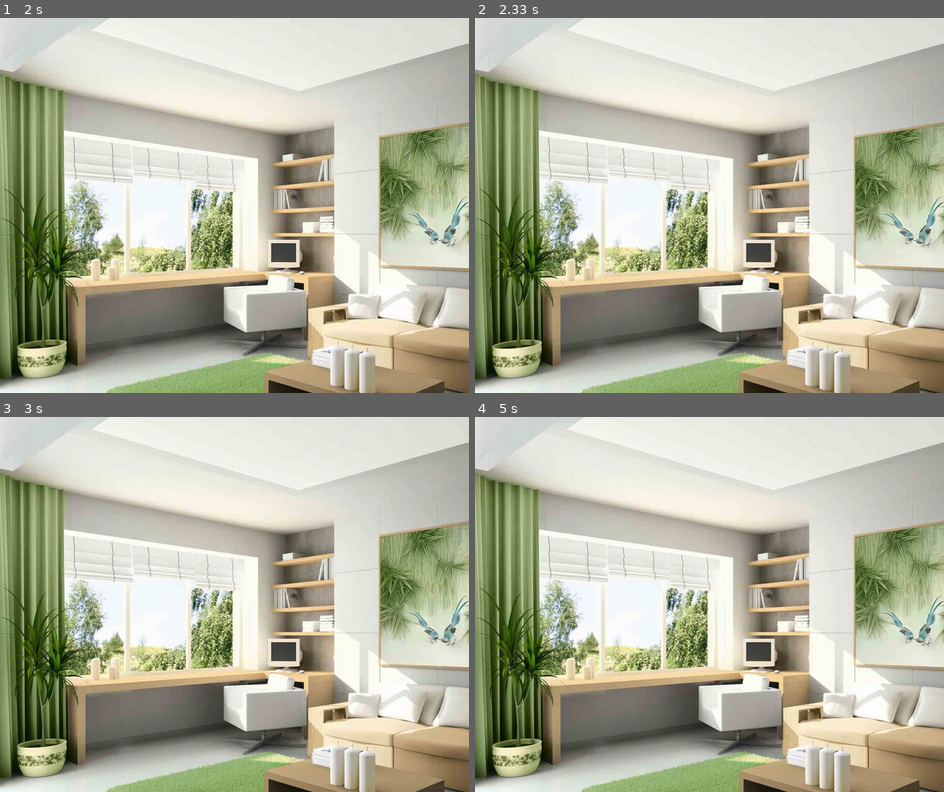
Above: before the commit, frames 1-4 (two rows, left to right).
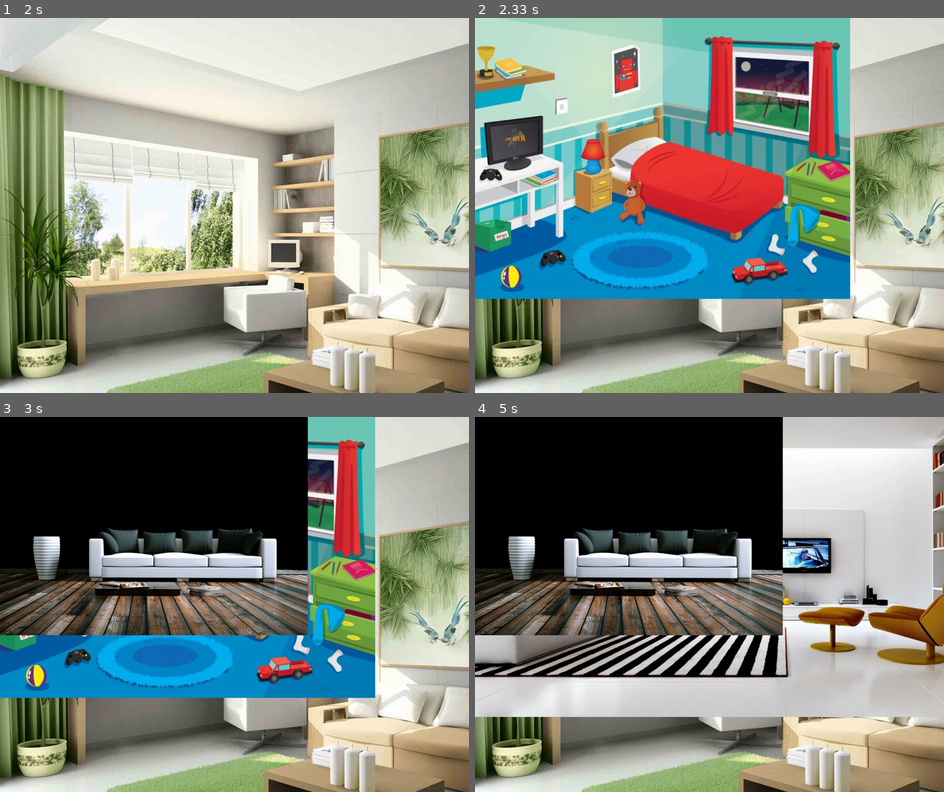
Above: after the commit, the same moments.

Repository: SvetlanaTartynskaya/Progect-pygame
Game: pygame game, started from Detective.py
Two runs of this game, one before a commit and one after it. Both use one fixed random seed, a clock stepped at 60 frames per second and the inputs below.
Inputs:
- Up to frame 1 (2 s): hold Right 0.33-0.8 s; hold Up 0.83-1.13 s; hold Left from 1.67 s (still down)
- Up to frame 2 (2.33 s): release Left at 2.2 s; hold Down from 2.23 s (still down)
- Up to frame 3 (3 s): release Down at 2.53 s; hold Left 2.57-2.97 s
- Up to frame 4 (5 s): hold Up 3-3.37 s; hold Down 4.07-4.43 s; hold Left 4.47-4.93 s; hold Right from 4.97 s (still down)

Frame 1 is identical in both runs. In frame 2, 58% of the frame differs, in the area x 0-80%, y 0-75%; in frame 3, 59%; in frame 4, 73%, in the area x 0-100%, y 0-80%.

Commit message:
Detective.py

Diff:
--- a/Detective.py
+++ b/Detective.py
@@ -21,6 +21,8 @@
 
 # Переменная для хранения текущей комнаты
 current_room = room_1_image
+room_num = 0
+main_rooms = (room_1_image, room_2_image, room_3_image, room_4_image)
 
 # Основной игровой цикл
 running = True
@@ -34,54 +36,30 @@
         elif event.type == pygame.KEYDOWN:
             # Переключение комнат с помощью стрелок
             if event.key == pygame.K_RIGHT:
-                if current_room == room_1_image:
-                    current_room = room_2_image
-                elif current_room == room_2_image:
-                    current_room = room_3_image
-                elif current_room == room_3_image:
-                    current_room = room_4_image
-                elif current_room == room_4_image:
-                    current_room = room_1_image
+                if current_room in main_rooms:
+                    room_num += 1
+                    if room_num > 3:
+                        room_num = 0
+                    current_room = main_rooms[room_num]
 
-            elif event.key == pygame.K_LEFT:
-                if current_room == room_2_image:
-                    current_room = room_1_image
-                elif current_room == room_3_image:
-                    current_room = room_2_image
-                elif current_room == room_4_image:
-                    current_room = room_3_image
-                elif current_room == room_1_image:
-                    current_room = room_4_image
+            if event.key == pygame.K_LEFT:
+                if current_room in main_rooms:
+                    room_num -= 1
+                    if room_num < 0:
+                        room_num = 3
+                    current_room = main_rooms[room_num]
 
-            # С этого момента всё идёт комом
+            if event.key == pygame.K_UP:
+                if current_room in main_rooms:
+                    current_room = room_5_image
+                elif current_room == room_6_image:
+                    current_room = main_rooms[room_num]
 
-            elif event.key == pygame.K_UP:
-                if current_room == room_1_image or room_2_image == current_room or current_room == room_3_image or current_room == room_4_image:
-                    current_room = room_5_image
-
-            elif event.key == pygame.K_UP:
-                if current_room == room_5_image:
-                    current_room = room_3_image
-
-            elif event.key == pygame.K_DOWN:
-                if current_room == room_1_image or room_2_image == current_room or current_room == room_3_image or current_room == room_4_image:
-                    current_room = room_6_image
-
-            elif event.key == pygame.K_DOWN:
-                if current_room == room_6_image:
-                    current_room = room_3_image
-
-            elif event.key == pygame.K_DOWN:
-                if current_room == room_1_image:
-                    current_room = room_6_image
-                elif current_room == room_2_image:
-                    current_room = room_6_image
-                elif current_room == room_3_image:
-                    current_room = room_6_image
-                elif current_room == room_4_image:
+            if event.key == pygame.K_DOWN:
+                if current_room in main_rooms:
                     current_room = room_6_image
                 elif current_room == room_5_image:
-                    current_room = room_6_image
+                    current_room = main_rooms[room_num]
 
     # Отрисовка текущей комнаты
     window.blit(current_room, (0, 0))
